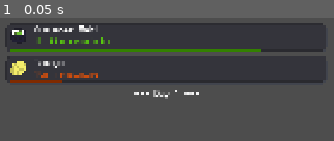
Above: before the commit, frame 1.
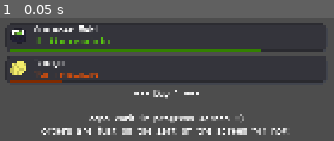
Above: after the commit, the same moment.

Repository: Glitch752/SushiFactory
Game: Godot game, scene res://world/interactable/computer/OrdersAppScene.tscn
The game is run twice, just before and just after one commit, with the same random seed, the same clock (stepped at 60 frames per second) and the same inputs. This scene is started directly instead of the project's main scene.
Inputs:
- Up to frame 1 (0.05 s): no input

The runs differ from the first frame. In frame 1, 3.5% of the frame differs, in the area x 12-86%, y 78-96%.

Commit message:
Fix resource loading in builds

Diff:
--- a/scripts/data_loader/data_loader.gd
+++ b/scripts/data_loader/data_loader.gd
@@ -76,15 +76,19 @@
             # Recurse into subdirectory
             resources += recursively_load_resources("%s/%s" % [data_type, file_name.get_file()])
         else:
-            if file_name.get_extension() == "import":
-                file_name = file_name.replace(".import", "")
+            # Export builds have .remap added to the end of filenames, so strip that off if present
+            if file_name.get_extension() == "remap":
+                file_name = file_name.replace(".remap", "")
 
             if file_name.get_extension() == "tres":
-                var resource = ResourceLoader.load("res://data/%s/%s" % [data_type, file_name], type_hint)
+                print("Loading resource res://data/%s/%s" % [data_type, file_name])
+                var resource = load("res://data/%s/%s" % [data_type, file_name])
                 if resource != null:
                     resources.append(resource)
                 else:
                     push_error("Failed to load resource: %s" % file_name)
+            else:
+                print("Skipping non-resource file %s" % file_name)
 
         file_name = dir.get_next()
 
--- a/world/interactable/computer/OrdersAppScene.tscn
+++ b/world/interactable/computer/OrdersAppScene.tscn
@@ -59,6 +59,9 @@
 
 [node name="Label" type="Label" parent="VBoxContainer/ScrollContainer/MarginContainer/DaysContainer"]
 layout_mode = 2
-text = "--- Day 1 ---"
+text = "--- Day 1 ---
+
+oops work-in-progress screen :)
+orders are just on the left of the screen for now!"
 label_settings = SubResource("LabelSettings_04x87")
 horizontal_alignment = 1
Not shown, changed: export_presets.cfg
